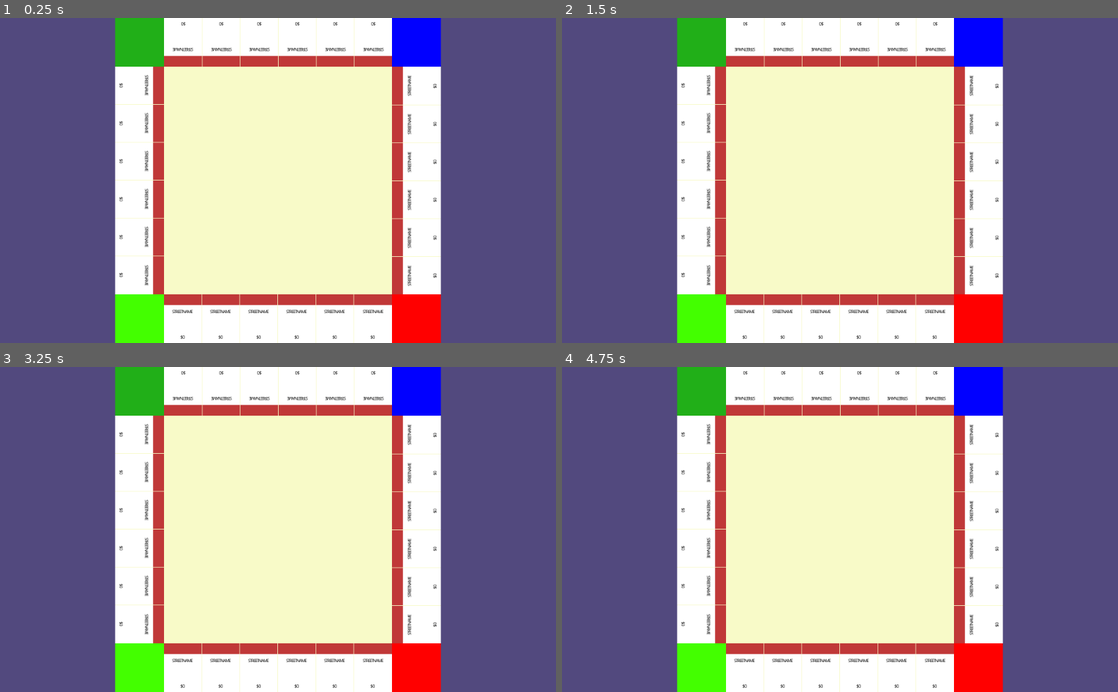
Above: before the commit, frames 1-4 (two rows, left to right).
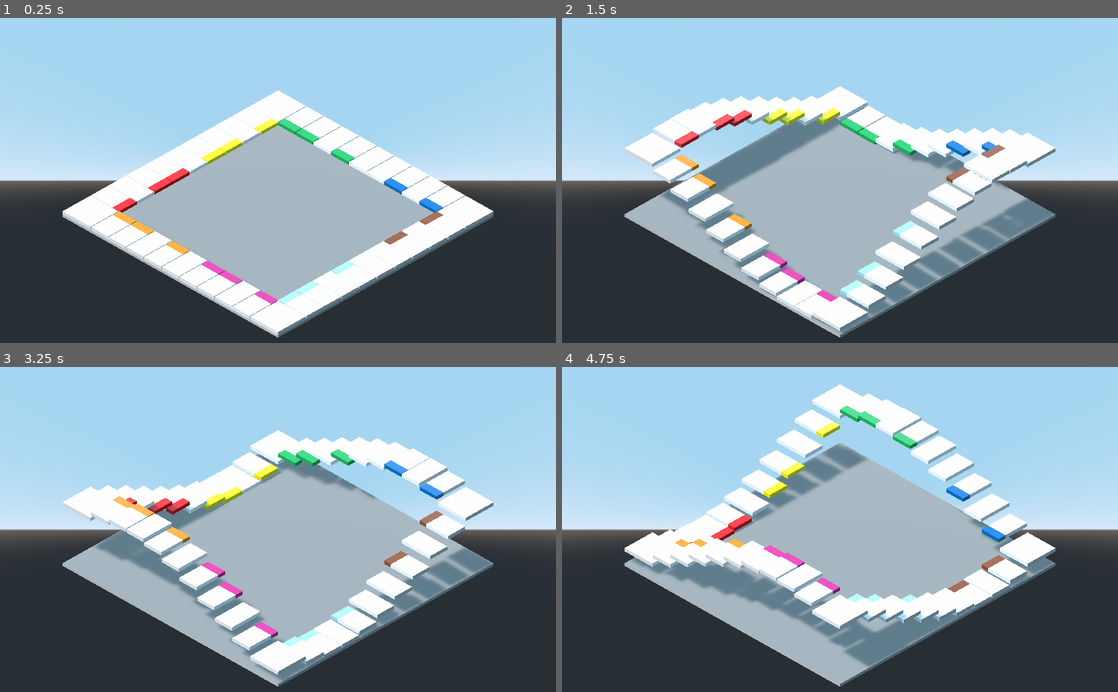
Above: after the commit, the same moments.

Repository: Paulemeister/monopoly_clone
Game: Godot game, scene res://Scenes/Main3D.tscn
Same seed, same stepped clock (60 frames per second), same inputs: the game is played once before the commit and once after it. Before the commit the project starts from res://Scenes/2D/Main.tscn.
Inputs:
- Up to frame 1 (0.25 s): no input
- Up to frame 2 (1.5 s): tap Enter (ui_accept) at 0.5, 0.6, 0.77, 1.07, 1.35 s
- Up to frame 3 (3.25 s): tap Enter (ui_accept) at 1.52, 1.82, 2.1, 2.75, 2.85, 3.02 s
- Up to frame 4 (4.75 s): tap Enter (ui_accept) at 3.32, 3.6, 3.77, 4.07, 4.35, 4.52 s

The runs differ from the first frame. In frame 1, 97% of the frame differs, in the area x 0-100%, y 0-100%; in frame 2, 98%; in frame 3, 98%; in frame 4, 98%.
Error before the commit: Parse Error: Can't preload resource at path: res://Scenes/Player.tscn (res://Scripts/Main.gd:23)

Commit message:
sync from pc

Diff:
--- a/Classes/Board3D.gd
+++ b/Classes/Board3D.gd
@@ -4,19 +4,19 @@
 
 export var speed: float = 2
 export var height: float= 200
-export var wobble: bool = true
+export var wobble: bool = false setget set_wobble
 
 var length = 1301
-var fields = []
+onready var fields = []
 var time_passed: float = 0
 
 signal wobble_stopped
 
+
 func _ready():
-	#Fix Children Duplicating
+	fields = []
 	for child in self.get_children():
 		child.free()
-
 	if get_parent().get_owner() != null:
 		self.set_owner(get_parent().get_owner())
 	else:
@@ -30,15 +30,16 @@
 	if not Engine.editor_hint:
 		if Input.is_action_just_pressed("ui_accept"):
 			print("ui_accept just pressed")
-			wobble = !wobble
+			self.wobble = !wobble
 			if !wobble:
 				emit_signal("wobble_stopped")
 	if wobble:
 		wobble(delta)
 
-func _fixed_process(delta):
-	if wobble:
-		wobble(delta)
+func set_wobble(value):
+	if !value:
+		reset_board()
+	wobble = value
 
 func reset_board():
 	for field in fields:
--- /dev/null
+++ b/Classes/Player3D.gd
@@ -0,0 +1,4 @@
+extends Node
+
+func _ready():
+	pass
--- a/Scenes/2D/Main.tscn
+++ b/Scenes/2D/Main2D.tscn
@@ -3,7 +3,6 @@
 [ext_resource path="res://Scripts/Main.gd" type="Script" id=1]
 [ext_resource path="res://Scenes/2D/Board.tscn" type="PackedScene" id=2]
 [ext_resource path="res://Scenes/User Interface.tscn" type="PackedScene" id=3]
-
 
 [node name="Main" type="Node2D"]
 script = ExtResource( 1 )
@@ -30,6 +29,7 @@
 margin_bottom = 600.0
 
 [node name="Board" parent="ReferenceRect" instance=ExtResource( 2 )]
+field_size_percentage = 0.15
 size_fixed = false
 
 [node name="User Interface" parent="." instance=ExtResource( 3 )]
--- a/Scenes/Main.tscn
+++ b/Scenes/Main3D.tscn
@@ -591,10 +591,9 @@
 [node name="Board3D" type="Spatial" parent="."]
 transform = Transform( 0.125, 0, 0, 0, 0.125, 0, 0, 0, 0.125, 0, 0, 0 )
 script = ExtResource( 1 )
-speed = -2.0
 
 [node name="Spatial" type="Spatial" parent="Board3D"]
-transform = Transform( 1, 0, 0, 0, 1, 0, 0, 0, 1, -650.5, 97.1032, 650.5 )
+transform = Transform( 1, 0, 0, 0, 1, 0, 0, 0, 1, -650.5, 0, 650.5 )
 script = ExtResource( 2 )
 
 [node name="Square" type="MeshInstance" parent="Board3D/Spatial"]
@@ -603,7 +602,7 @@
 material/0 = null
 
 [node name="Spatial2" type="Spatial" parent="Board3D"]
-transform = Transform( 1, 0, 0, 0, 1, 0, 0, 0, 1, -650.5, 155.136, 492 )
+transform = Transform( 1, 0, 0, 0, 1, 0, 0, 0, 1, -650.5, 0, 492 )
 script = ExtResource( 3 )
 street_name = "Mediteranean Avenue"
 color = Color( 0.584314, 0.329412, 0.211765, 1 )
@@ -620,7 +619,7 @@
 material/0 = null
 
 [node name="Spatial3" type="Spatial" parent="Board3D"]
-transform = Transform( 1, 0, 0, 0, 1, 0, 0, 0, 1, -650.5, 217.56, 369 )
+transform = Transform( 1, 0, 0, 0, 1, 0, 0, 0, 1, -650.5, 0, 369 )
 script = ExtResource( 3 )
 
 [node name="Top" type="MeshInstance" parent="Board3D/Spatial3"]
@@ -634,7 +633,7 @@
 material/0 = null
 
 [node name="Spatial4" type="Spatial" parent="Board3D"]
-transform = Transform( 1, 0, 0, 0, 1, 0, 0, 0, 1, -650.5, 278.265, 246 )
+transform = Transform( 1, 0, 0, 0, 1, 0, 0, 0, 1, -650.5, 0, 246 )
 script = ExtResource( 3 )
 street_name = "Baltic Avenue"
 color = Color( 0.584314, 0.329412, 0.211765, 1 )
@@ -651,7 +650,7 @@
 material/0 = null
 
 [node name="Spatial5" type="Spatial" parent="Board3D"]
-transform = Transform( 1, 0, 0, 0, 1, 0, 0, 0, 1, -650.5, 331.309, 123 )
+transform = Transform( 1, 0, 0, 0, 1, 0, 0, 0, 1, -650.5, 0, 123 )
 script = ExtResource( 3 )
 
 [node name="Top" type="MeshInstance" parent="Board3D/Spatial5"]
@@ -665,7 +664,7 @@
 material/0 = null
 
 [node name="Spatial6" type="Spatial" parent="Board3D"]
-transform = Transform( 1, 0, 0, 0, 1, 0, 0, 0, 1, -650.5, 371.5, 0 )
+transform = Transform( 1, 0, 0, 0, 1, 0, 0, 0, 1, -650.5, 0, 0 )
 script = ExtResource( 3 )
 
 [node name="Top" type="MeshInstance" parent="Board3D/Spatial6"]
@@ -679,7 +678,7 @@
 material/0 = null
 
 [node name="Spatial7" type="Spatial" parent="Board3D"]
-transform = Transform( 1, 0, 0, 0, 1, 0, 0, 0, 1, -650.5, 394.903, -123 )
+transform = Transform( 1, 0, 0, 0, 1, 0, 0, 0, 1, -650.5, 0, -123 )
 script = ExtResource( 3 )
 street_name = "Oriental Avenue"
 color = Color( 0.666667, 0.878431, 0.980392, 1 )
@@ -696,7 +695,7 @@
 material/0 = null
 
 [node name="Spatial8" type="Spatial" parent="Board3D"]
-transform = Transform( 1, 0, 0, 0, 1, 0, 0, 0, 1, -650.5, 399.228, -246 )
+transform = Transform( 1, 0, 0, 0, 1, 0, 0, 0, 1, -650.5, 0, -246 )
 script = ExtResource( 3 )
 
 [node name="Top" type="MeshInstance" parent="Board3D/Spatial8"]
@@ -710,7 +709,7 @@
 material/0 = null
 
 [node name="Spatial9" type="Spatial" parent="Board3D"]
-transform = Transform( 1, 0, 0, 0, 1, 0, 0, 0, 1, -650.5, 384.05, -369 )
+transform = Transform( 1, 0, 0, 0, 1, 0, 0, 0, 1, -650.5, 0, -369 )
 script = ExtResource( 3 )
 street_name = "Vermont Avenue"
 color = Color( 0.666667, 0.878431, 0.980392, 1 )
@@ -727,7 +726,7 @@
 material/0 = null
 
 [node name="Spatial10" type="Spatial" parent="Board3D"]
-transform = Transform( 1, 0, 0, 0, 1, 0, 0, 0, 1, -650.5, 350.857, -492 )
+transform = Transform( 1, 0, 0, 0, 1, 0, 0, 0, 1, -650.5, 0, -492 )
 script = ExtResource( 3 )
 street_name = "Connecticut Avenue"
 color = Color( 0.666667, 0.878431, 0.980392, 1 )
@@ -744,7 +743,7 @@
 material/0 = null
 
 [node name="Spatial11" type="Spatial" parent="Board3D"]
-transform = Transform( -4.37114e-008, 0, -1, 0, 1, 0, 1, 0, -4.37114e-008, -650.5, 302.897, -650.5 )
+transform = Transform( -4.37114e-008, 0, -1, 0, 1, 0, 1, 0, -4.37114e-008, -650.5, 0, -650.5 )
 script = ExtResource( 2 )
 
 [node name="Square" type="MeshInstance" parent="Board3D/Spatial11"]
@@ -753,7 +752,7 @@
 material/0 = null
 
 [node name="Spatial12" type="Spatial" parent="Board3D"]
-transform = Transform( -4.37114e-008, 0, -1, 0, 1, 0, 1, 0, -4.37114e-008, -492, 244.864, -650.5 )
+transform = Transform( -4.37114e-008, 0, -1, 0, 1, 0, 1, 0, -4.37114e-008, -492, 0, -650.5 )
 script = ExtResource( 3 )
 street_name = "St. Charles Place"
 color = Color( 0.85098, 0.227451, 0.588235, 1 )
@@ -770,7 +769,7 @@
 material/0 = null
 
 [node name="Spatial13" type="Spatial" parent="Board3D"]
-transform = Transform( -4.37114e-008, 0, -1, 0, 1, 0, 1, 0, -4.37114e-008, -369, 182.44, -650.5 )
+transform = Transform( -4.37114e-008, 0, -1, 0, 1, 0, 1, 0, -4.37114e-008, -369, 0, -650.5 )
 script = ExtResource( 3 )
 
 [node name="Top" type="MeshInstance" parent="Board3D/Spatial13"]
@@ -784,7 +783,7 @@
 material/0 = null
 
 [node name="Spatial14" type="Spatial" parent="Board3D"]
-transform = Transform( -4.37114e-008, 0, -1, 0, 1, 0, 1, 0, -4.37114e-008, -246, 121.735, -650.5 )
+transform = Transform( -4.37114e-008, 0, -1, 0, 1, 0, 1, 0, -4.37114e-008, -246, 0, -650.5 )
 script = ExtResource( 3 )
 street_name = "States Avenue"
 color = Color( 0.85098, 0.227451, 0.588235, 1 )
@@ -801,7 +800,7 @@
 material/0 = null
 
 [node name="Spatial15" type="Spatial" parent="Board3D"]
-transform = Transform( -4.37114e-008, 0, -1, 0, 1, 0, 1, 0, -4.37114e-008, -123, 68.6907, -650.5 )
+transform = Transform( -4.37114e-008, 0, -1, 0, 1, 0, 1, 0, -4.37114e-008, -123, 0, -650.5 )
 script = ExtResource( 3 )
 street_name = "Virginia Avenue"
 color = Color( 0.85098, 0.227451, 0.588235, 1 )
@@ -818,7 +817,7 @@
 material/0 = null
 
 [node name="Spatial16" type="Spatial" parent="Board3D"]
-transform = Transform( -4.37114e-008, 0, -1, 0, 1, 0, 1, 0, -4.37114e-008, 0, 28.5, -650.5 )
+transform = Transform( -4.37114e-008, 0, -1, 0, 1, 0, 1, 0, -4.37114e-008, 0, 0, -650.5 )
 script = ExtResource( 3 )
 
 [node name="Top" type="MeshInstance" parent="Board3D/Spatial16"]
@@ -832,7 +831,7 @@
 material/0 = null
 
 [node name="Spatial17" type="Spatial" parent="Board3D"]
-transform = Transform( -4.37114e-008, 0, -1, 0, 1, 0, 1, 0, -4.37114e-008, 123, 5.09695, -650.5 )
+transform = Transform( -4.37114e-008, 0, -1, 0, 1, 0, 1, 0, -4.37114e-008, 123, 0, -650.5 )
 script = ExtResource( 3 )
 street_name = "St.James Place"
 color = Color( 0.968627, 0.580392, 0.113725, 1 )
@@ -849,7 +848,7 @@
 material/0 = null
 
 [node name="Spatial18" type="Spatial" parent="Board3D"]
-transform = Transform( -4.37114e-008, 0, -1, 0, 1, 0, 1, 0, -4.37114e-008, 246, 0.772369, -650.5 )
+transform = Transform( -4.37114e-008, 0, -1, 0, 1, 0, 1, 0, -4.37114e-008, 246, 0, -650.5 )
 script = ExtResource( 3 )
 
 [node name="Top" type="MeshInstance" parent="Board3D/Spatial18"]
@@ -863,7 +862,7 @@
 material/0 = null
 
 [node name="Spatial19" type="Spatial" parent="Board3D"]
-transform = Transform( -4.37114e-008, 0, -1, 0, 1, 0, 1, 0, -4.37114e-008, 369, 15.9496, -650.5 )
+transform = Transform( -4.37114e-008, 0, -1, 0, 1, 0, 1, 0, -4.37114e-008, 369, 0, -650.5 )
 script = ExtResource( 3 )
 street_name = "Tennessee Avenue"
 color = Color( 0.968627, 0.580392, 0.113725, 1 )
@@ -880,7 +879,7 @@
 material/0 = null
 
 [node name="Spatial20" type="Spatial" parent="Board3D"]
-transform = Transform( -4.37114e-008, 0, -1, 0, 1, 0, 1, 0, -4.37114e-008, 492, 49.1429, -650.5 )
+transform = Transform( -4.37114e-008, 0, -1, 0, 1, 0, 1, 0, -4.37114e-008, 492, 0, -650.5 )
 script = ExtResource( 3 )
 street_name = "New York Avenue"
 color = Color( 0.968627, 0.580392, 0.113725, 1 )
@@ -897,7 +896,7 @@
 material/0 = null
 
 [node name="Spatial21" type="Spatial" parent="Board3D"]
-transform = Transform( -1, 0, 8.74228e-008, 0, 1, 0, -8.74228e-008, 0, -1, 650.5, 97.1032, -650.5 )
+transform = Transform( -1, 0, 8.74228e-008, 0, 1, 0, -8.74228e-008, 0, -1, 650.5, 0, -650.5 )
 script = ExtResource( 2 )
 
 [node name="Square" type="MeshInstance" parent="Board3D/Spatial21"]
@@ -906,7 +905,7 @@
 material/0 = null
 
 [node name="Spatial22" type="Spatial" parent="Board3D"]
-transform = Transform( -1, 0, 8.74228e-008, 0, 1, 0, -8.74228e-008, 0, -1, 650.5, 155.136, -492 )
+transform = Transform( -1, 0, 8.74228e-008, 0, 1, 0, -8.74228e-008, 0, -1, 650.5, 0, -492 )
 script = ExtResource( 3 )
 street_name = "Kentucky Avenue"
 color = Color( 0.929412, 0.105882, 0.141176, 1 )
@@ -923,7 +922,7 @@
 material/0 = null
 
 [node name="Spatial23" type="Spatial" parent="Board3D"]
-transform = Transform( -1, 0, 8.74228e-008, 0, 1, 0, -8.74228e-008, 0, -1, 650.5, 217.56, -369 )
+transform = Transform( -1, 0, 8.74228e-008, 0, 1, 0, -8.74228e-008, 0, -1, 650.5, 0, -369 )
 script = ExtResource( 3 )
 
 [node name="Top" type="MeshInstance" parent="Board3D/Spatial23"]
@@ -937,7 +936,7 @@
 material/0 = null
 
 [node name="Spatial24" type="Spatial" parent="Board3D"]
-transform = Transform( -1, 0, 8.74228e-008, 0, 1, 0, -8.74228e-008, 0, -1, 650.5, 278.265, -246 )
+transform = Transform( -1, 0, 8.74228e-008, 0, 1, 0, -8.74228e-008, 0, -1, 650.5, 0, -246 )
 script = ExtResource( 3 )
 street_name = "Indiana Avenue"
 color = Color( 0.929412, 0.105882, 0.141176, 1 )
@@ -954,7 +953,7 @@
 material/0 = null
 
 [node name="Spatial25" type="Spatial" parent="Board3D"]
-transform = Transform( -1, 0, 8.74228e-008, 0, 1, 0, -8.74228e-008, 0, -1, 650.5, 331.309, -123 )
+transform = Transform( -1, 0, 8.74228e-008, 0, 1, 0, -8.74228e-008, 0, -1, 650.5, 0, -123 )
 script = ExtResource( 3 )
 street_name = "Illinois Avenue"
 color = Color( 0.929412, 0.105882, 0.141176, 1 )
@@ -971,7 +970,7 @@
 material/0 = null
 
 [node name="Spatial26" type="Spatial" parent="Board3D"]
-transform = Transform( -1, 0, 8.74228e-008, 0, 1, 0, -8.74228e-008, 0, -1, 650.5, 371.5, 0 )
+transform = Transform( -1, 0, 8.74228e-008, 0, 1, 0, -8.74228e-008, 0, -1, 650.5, 0, 0 )
 script = ExtResource( 3 )
 
 [node name="Top" type="MeshInstance" parent="Board3D/Spatial26"]
@@ -985,7 +984,7 @@
 material/0 = null
 
 [node name="Spatial27" type="Spatial" parent="Board3D"]
-transform = Transform( -1, 0, 8.74228e-008, 0, 1, 0, -8.74228e-008, 0, -1, 650.5, 394.903, 123 )
+transform = Transform( -1, 0, 8.74228e-008, 0, 1, 0, -8.74228e-008, 0, -1, 650.5, 0, 123 )
 script = ExtResource( 3 )
 street_name = "Atlantic Avenue"
 color = Color( 0.996078, 0.94902, 0, 1 )
@@ -1002,7 +1001,7 @@
 material/0 = null
 
 [node name="Spatial28" type="Spatial" parent="Board3D"]
-transform = Transform( -1, 0, 8.74228e-008, 0, 1, 0, -8.74228e-008, 0, -1, 650.5, 399.228, 246 )
+transform = Transform( -1, 0, 8.74228e-008, 0, 1, 0, -8.74228e-008, 0, -1, 650.5, 0, 246 )
 script = ExtResource( 3 )
 street_name = "Ventor Avenue"
 color = Color( 0.996078, 0.94902, 0, 1 )
@@ -1019,7 +1018,7 @@
 material/0 = null
 
 [node name="Spatial29" type="Spatial" parent="Board3D"]
-transform = Transform( -1, 0, 8.74228e-008, 0, 1, 0, -8.74228e-008, 0, -1, 650.5, 384.05, 369 )
+transform = Transform( -1, 0, 8.74228e-008, 0, 1, 0, -8.74228e-008, 0, -1, 650.5, 0, 369 )
 script = ExtResource( 3 )
 
 [node name="Top" type="MeshInstance" parent="Board3D/Spatial29"]
@@ -1033,7 +1032,7 @@
 material/0 = null
 
 [node name="Spatial30" type="Spatial" parent="Board3D"]
-transform = Transform( -1, 0, 8.74228e-008, 0, 1, 0, -8.74228e-008, 0, -1, 650.5, 350.857, 492 )
+transform = Transform( -1, 0, 8.74228e-008, 0, 1, 0, -8.74228e-008, 0, -1, 650.5, 0, 492 )
 script = ExtResource( 3 )
 street_name = "Marvin Gardens"
 color = Color( 0.996078, 0.94902, 0, 1 )
@@ -1050,7 +1049,7 @@
 material/0 = null
 
 [node name="Spatial31" type="Spatial" parent="Board3D"]
-transform = Transform( 1.19249e-008, 0, 1, 0, 1, 0, -1, 0, 1.19249e-008, 650.5, 302.897, 650.5 )
+transform = Transform( 1.19249e-008, 0, 1, 0, 1, 0, -1, 0, 1.19249e-008, 650.5, 0, 650.5 )
 script = ExtResource( 2 )
 
 [node name="Square" type="MeshInstance" parent="Board3D/Spatial31"]
@@ -1059,7 +1058,7 @@
 material/0 = null
 
 [node name="Spatial32" type="Spatial" parent="Board3D"]
-transform = Transform( 1.19249e-008, 0, 1, 0, 1, 0, -1, 0, 1.19249e-008, 492, 244.864, 650.5 )
+transform = Transform( 1.19249e-008, 0, 1, 0, 1, 0, -1, 0, 1.19249e-008, 492, 0, 650.5 )
 script = ExtResource( 3 )
 street_name = "Pacific Avenue"
 color = Color( 0.121569, 0.698039, 0.352941, 1 )
@@ -1076,7 +1075,7 @@
 material/0 = null
 
 [node name="Spatial33" type="Spatial" parent="Board3D"]
-transform = Transform( 1.19249e-008, 0, 1, 0, 1, 0, -1, 0, 1.19249e-008, 369, 182.44, 650.5 )
+transform = Transform( 1.19249e-008, 0, 1, 0, 1, 0, -1, 0, 1.19249e-008, 369, 0, 650.5 )
 script = ExtResource( 3 )
 street_name = "North Carolina Avenue"
 color = Color( 0.121569, 0.698039, 0.352941, 1 )
@@ -1093,7 +1092,7 @@
 material/0 = null
 
 [node name="Spatial34" type="Spatial" parent="Board3D"]
-transform = Transform( 1.19249e-008, 0, 1, 0, 1, 0, -1, 0, 1.19249e-008, 246, 121.735, 650.5 )
+transform = Transform( 1.19249e-008, 0, 1, 0, 1, 0, -1, 0, 1.19249e-008, 246, 0, 650.5 )
 script = ExtResource( 3 )
 
 [node name="Top" type="MeshInstance" parent="Board3D/Spatial34"]
@@ -1107,7 +1106,7 @@
 material/0 = null
 
 [node name="Spatial35" type="Spatial" parent="Board3D"]
-transform = Transform( 1.19249e-008, 0, 1, 0, 1, 0, -1, 0, 1.19249e-008, 123, 68.6907, 650.5 )
+transform = Transform( 1.19249e-008, 0, 1, 0, 1, 0, -1, 0, 1.19249e-008, 123, 0, 650.5 )
 script = ExtResource( 3 )
 street_name = "Pensylvania Avenue"
 color = Color( 0.121569, 0.698039, 0.352941, 1 )
@@ -1124,7 +1123,7 @@
 material/0 = null
 
 [node name="Spatial36" type="Spatial" parent="Board3D"]
-transform = Transform( 1.19249e-008, 0, 1, 0, 1, 0, -1, 0, 1.19249e-008, 0, 28.5, 650.5 )
+transform = Transform( 1.19249e-008, 0, 1, 0, 1, 0, -1, 0, 1.19249e-008, 0, 0, 650.5 )
 script = ExtResource( 3 )
 
 [node name="Top" type="MeshInstance" parent="Board3D/Spatial36"]
@@ -1138,7 +1137,7 @@
 material/0 = null
 
 [node name="Spatial37" type="Spatial" parent="Board3D"]
-transform = Transform( 1.19249e-008, 0, 1, 0, 1, 0, -1, 0, 1.19249e-008, -123, 5.09695, 650.5 )
+transform = Transform( 1.19249e-008, 0, 1, 0, 1, 0, -1, 0, 1.19249e-008, -123, 0, 650.5 )
 script = ExtResource( 3 )
 
 [node name="Top" type="MeshInstance" parent="Board3D/Spatial37"]
@@ -1152,7 +1151,7 @@
 material/0 = null
 
 [node name="Spatial38" type="Spatial" parent="Board3D"]
-transform = Transform( 1.19249e-008, 0, 1, 0, 1, 0, -1, 0, 1.19249e-008, -246, 0.772369, 650.5 )
+transform = Transform( 1.19249e-008, 0, 1, 0, 1, 0, -1, 0, 1.19249e-008, -246, 0, 650.5 )
 script = ExtResource( 3 )
 street_name = "Park Place"
 color = Color( 0, 0.447059, 0.733333, 1 )
@@ -1169,7 +1168,7 @@
 material/0 = null
 
 [node name="Spatial39" type="Spatial" parent="Board3D"]
-transform = Transform( 1.19249e-008, 0, 1, 0, 1, 0, -1, 0, 1.19249e-008, -369, 15.9496, 650.5 )
+transform = Transform( 1.19249e-008, 0, 1, 0, 1, 0, -1, 0, 1.19249e-008, -369, 0, 650.5 )
 script = ExtResource( 3 )
 
 [node name="Top" type="MeshInstance" parent="Board3D/Spatial39"]
@@ -1183,7 +1182,7 @@
 material/0 = null
 
 [node name="Spatial40" type="Spatial" parent="Board3D"]
-transform = Transform( 1.19249e-008, 0, 1, 0, 1, 0, -1, 0, 1.19249e-008, -492, 49.1429, 650.5 )
+transform = Transform( 1.19249e-008, 0, 1, 0, 1, 0, -1, 0, 1.19249e-008, -492, 0, 650.5 )
 script = ExtResource( 3 )
 street_name = "Boardwalk"
 color = Color( 0, 0.447059, 0.733333, 1 )
--- a/Scripts/Main.gd
+++ b/Scripts/Main.gd
@@ -20,7 +20,7 @@
 		print("Got Board")
 
 		for i in range(player_amount):
-			var player_instance = preload("res://Scenes/Player.tscn").instance()
+			var player_instance = preload("res://Scenes/2D/Player.tscn").instance()
 			players.append(player_instance)
 			self.add_child(player_instance)
 			player_instance.set_color(i)
--- a/Test.tscn
+++ b/Test.tscn
@@ -1,28 +1,97 @@
-[gd_scene load_steps=8 format=2]
+[gd_scene load_steps=24 format=2]
 
 [ext_resource path="res://Classes/Street3D.gd" type="Script" id=1]
-
-[sub_resource type="SpatialMaterial" id=1]
-albedo_color = Color( 1, 0, 0, 1 )
-roughness = 0.3
-
-[sub_resource type="CubeMesh" id=2]
-material = SubResource( 1 )
-size = Vector3( 47, 20, 119 )
+[ext_resource path="res://Viewport.gd" type="Script" id=2]
+
+[sub_resource type="ViewportTexture" id=17]
+viewport_path = NodePath("ViewportContainer/Viewport2")
+
+[sub_resource type="AtlasTexture" id=18]
+resource_local_to_scene = true
+atlas = SubResource( 17 )
+region = Rect2( 0, 0, 60, 40 )
+
+[sub_resource type="SpatialMaterial" id=19]
+resource_local_to_scene = true
+render_priority = 1
+albedo_texture = SubResource( 18 )
+
+[sub_resource type="ViewportTexture" id=1]
+viewport_path = NodePath("Street3D/Viewport")
+
+[sub_resource type="AtlasTexture" id=2]
+resource_local_to_scene = true
+atlas = SubResource( 1 )
+region = Rect2( 0, 0, 60, 40 )
 
 [sub_resource type="SpatialMaterial" id=3]
+albedo_color = Color( 1, 1, 1, 0 )
+albedo_texture = SubResource( 2 )
 roughness = 0.3
 
 [sub_resource type="CubeMesh" id=4]
 material = SubResource( 3 )
+size = Vector3( 47, 20, 119 )
+
+[sub_resource type="SpatialMaterial" id=5]
+flags_transparent = true
+
+[sub_resource type="ViewportTexture" id=6]
+viewport_path = NodePath("Street3D/Viewport")
+
+[sub_resource type="SpatialMaterial" id=7]
+resource_local_to_scene = true
+albedo_texture = SubResource( 6 )
+uv2_scale = Vector3( -1.43, 1, 1 )
+
+[sub_resource type="SpatialMaterial" id=8]
+roughness = 0.3
+
+[sub_resource type="CubeMesh" id=9]
+material = SubResource( 8 )
 size = Vector3( 151, 20, 119 )
 
-[sub_resource type="SpatialMaterial" id=5]
-albedo_color = Color( 0.8, 0, 0, 1 )
-
-[sub_resource type="PlaneMesh" id=6]
-material = SubResource( 5 )
-size = Vector2( 100, 100 )
+[sub_resource type="DynamicFontData" id=23]
+font_path = "res://Media/OpenSans-Regular.ttf"
+
+[sub_resource type="DynamicFont" id=24]
+resource_local_to_scene = true
+resource_name = "OpenSans"
+size = 62
+use_mipmaps = true
+use_filter = true
+extra_spacing_char = -1
+font_data = SubResource( 23 )
+
+[sub_resource type="ViewportTexture" id=10]
+viewport_path = NodePath("Street3D/Viewport")
+
+[sub_resource type="AtlasTexture" id=11]
+resource_local_to_scene = true
+atlas = SubResource( 10 )
+region = Rect2( 0, 0, 20, 20 )
+margin = Rect2( -15.69, 0, 0, 0 )
+
+[sub_resource type="SpatialMaterial" id=12]
+resource_local_to_scene = true
+albedo_texture = SubResource( 11 )
+uv1_scale = Vector3( -0.42, 2.31, 1 )
+uv1_offset = Vector3( 0.94, 0, 0 )
+uv2_scale = Vector3( 0.52, 1, 1 )
+
+[sub_resource type="SphereMesh" id=16]
+radius = 40.0
+height = 80.0
+
+[sub_resource type="ViewportTexture" id=25]
+viewport_path = NodePath("ViewportContainer/Viewport2")
+
+[sub_resource type="SpatialMaterial" id=21]
+resource_local_to_scene = true
+albedo_texture = SubResource( 25 )
+
+[sub_resource type="PlaneMesh" id=22]
+size = Vector2( 151, 119 )
 
 [node name="Spatial" type="Spatial"]
 
@@ -31,29 +100,141 @@
 
 [node name="Top" type="MeshInstance" parent="Street3D"]
 transform = Transform( 1, 0, 0, 0, 1, 0, 0, 0, 1, 75.5, 0, 0 )
-mesh = SubResource( 2 )
+material_override = SubResource( 19 )
+mesh = SubResource( 4 )
+material/0 = SubResource( 5 )
+
+[node name="Bottom" type="MeshInstance" parent="Street3D"]
+transform = Transform( 1, 0, 0, 0, 1, 0, 0, 0, 1, -10.2627, -42.0361, -0.828884 )
+layers = 524295
+material_override = SubResource( 7 )
+mesh = SubResource( 9 )
 material/0 = null
 
-[node name="Bottom" type="MeshInstance" parent="Street3D"]
-transform = Transform( 1, 0, 0, 0, 1, 0, 0, 0, 1, -23.5, 0, 0 )
-layers = 524295
-mesh = SubResource( 4 )
+[node name="Viewport" type="Viewport" parent="Street3D"]
+size = Vector2( 60, 40 )
+handle_input_locally = false
+debug_draw = 1
+render_target_update_mode = 3
+script = ExtResource( 2 )
+
+[node name="-x" type="ColorRect" parent="Street3D/Viewport"]
+margin_right = 20.0
+margin_bottom = 20.0
+color = Color( 1, 0, 0, 1 )
+
+[node name="-x3" type="ColorRect" parent="Street3D/Viewport"]
+margin_left = 20.0
+margin_right = 40.0
+margin_bottom = 20.0
+color = Color( 0.780392, 0, 1, 1 )
+
+[node name="-x2" type="ColorRect" parent="Street3D/Viewport"]
+margin_left = 40.0
+margin_right = 60.0
+margin_bottom = 20.0
+color = Color( 0, 0.368627, 1, 1 )
+
+[node name="-x5" type="ColorRect" parent="Street3D/Viewport"]
+margin_top = 20.0
+margin_right = 20.0
+margin_bottom = 40.0
+color = Color( 0.196078, 1, 0, 1 )
+
+[node name="-x6" type="ColorRect" parent="Street3D/Viewport"]
+margin_left = 20.0
+margin_top = 20.0
+margin_right = 40.0
+margin_bottom = 40.0
+color = Color( 0.968627, 1, 0, 1 )
+
+[node name="-x4" type="ColorRect" parent="Street3D/Viewport"]
+margin_left = 40.0
+margin_top = 20.0
+margin_right = 60.0
+margin_bottom = 40.0
+
+[node name="ViewportContainer" type="ViewportContainer" parent="."]
+margin_right = 285.0
+margin_bottom = 190.0
+
+[node name="Viewport2" type="Viewport" parent="ViewportContainer"]
+size = Vector2( 119, 151 )
+handle_input_locally = false
+debug_draw = 1
+render_target_update_mode = 3
+script = ExtResource( 2 )
+
+[node name="Control" type="Control" parent="."]
+visible = false
+margin_right = 61.0
+margin_bottom = 40.0
+
+[node name="-x9" type="ColorRect" parent="Control"]
+margin_right = 20.0
+margin_bottom = 20.0
+color = Color( 1, 0, 0, 1 )
+
+[node name="-x10" type="ColorRect" parent="Control"]
+margin_left = 20.0
+margin_right = 40.0
+margin_bottom = 20.0
+color = Color( 0.780392, 0, 1, 1 )
+
+[node name="-x12" type="ColorRect" parent="Control"]
+margin_left = 40.0
+margin_right = 60.0
+margin_bottom = 20.0
+color = Color( 0, 0.368627, 1, 1 )
+
+[node name="-x7" type="ColorRect" parent="Control"]
+margin_top = 20.0
+margin_right = 20.0
+margin_bottom = 40.0
+color = Color( 0.196078, 1, 0, 1 )
+
+[node name="-x8" type="ColorRect" parent="Control"]
+margin_left = 20.0
+margin_top = 20.0
+margin_right = 40.0
+margin_bottom = 40.0
+color = Color( 0.968627, 1, 0, 1 )
+
+[node name="-x11" type="ColorRect" parent="Control"]
+margin_left = 40.0
+margin_top = 20.0
+margin_right = 60.0
+margin_bottom = 40.0
+
+[node name="Control2" type="Control" parent="."]
+margin_right = 61.0
+margin_bottom = 40.0
+
+[node name="-x9" type="ColorRect" parent="Control2"]
+margin_left = 151.0
+margin_right = 270.0
+margin_bottom = 151.0
+rect_rotation = 90.0
+color = Color( 1, 0, 0, 1 )
+
+[node name="Label" type="Label" parent="Control2"]
+margin_left = 151.0
+margin_right = 270.0
+margin_bottom = 151.0
+rect_rotation = 90.0
+custom_fonts/font = SubResource( 24 )
+text = "Test"
+align = 1
+valign = 1
+
+[node name="MeshInstance" type="MeshInstance" parent="."]
+transform = Transform( 1, 0, 0, 0, 1, 0, 0, 0, 1, 0, 51.9845, 0 )
+material_override = SubResource( 12 )
+mesh = SubResource( 16 )
 material/0 = null
 
-[node name="MeshInstance" type="MeshInstance" parent="Street3D"]
-transform = Transform( 1, 0, 0, 0, 1, 0, 0, 0, 1, 0, 10, 0 )
-layers = 1023
-mesh = SubResource( 6 )
+[node name="MeshInstance2" type="MeshInstance" parent="."]
+transform = Transform( 1, 0, 0, 0, 1, 0, 0, 0, 1, 0, 116.69, 0 )
+material_override = SubResource( 21 )
+mesh = SubResource( 22 )
 material/0 = null
-
-[node name="Viewport" type="Viewport" parent="."]
-usage = 0
-
-[node name="MarginContainer" type="MarginContainer" parent="Viewport"]
-margin_right = 40.0
-margin_bottom = 40.0
-
-[node name="ColorRect" type="ColorRect" parent="Viewport/MarginContainer"]
-margin_right = 40.0
-margin_bottom = 40.0
-color = Color( 0.356863, 0.356863, 0.356863, 1 )
--- /dev/null
+++ b/Viewport.gd
@@ -0,0 +1,5 @@
+extends Viewport
+
+func _ready():
+	#self.set_size_override(true, Vector2(238,151))
+	pass
--- a/project.godot
+++ b/project.godot
@@ -51,7 +51,7 @@
 [application]
 
 config/name="Monopoly"
-run/main_scene="res://Scenes/2D/Main.tscn"
+run/main_scene="res://Scenes/Main3D.tscn"
 
 [rendering]
 
Not shown: 1 places in Media/OpenSans.tres that only renumber resources
